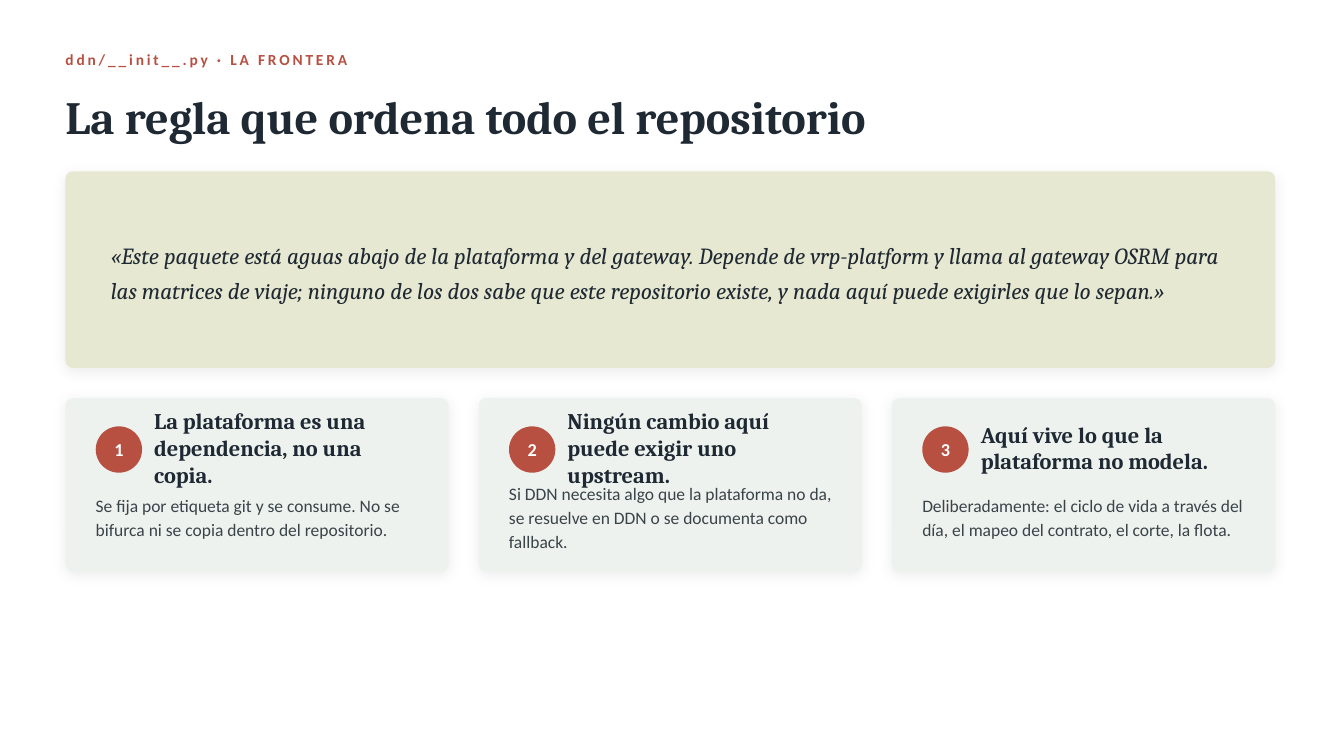
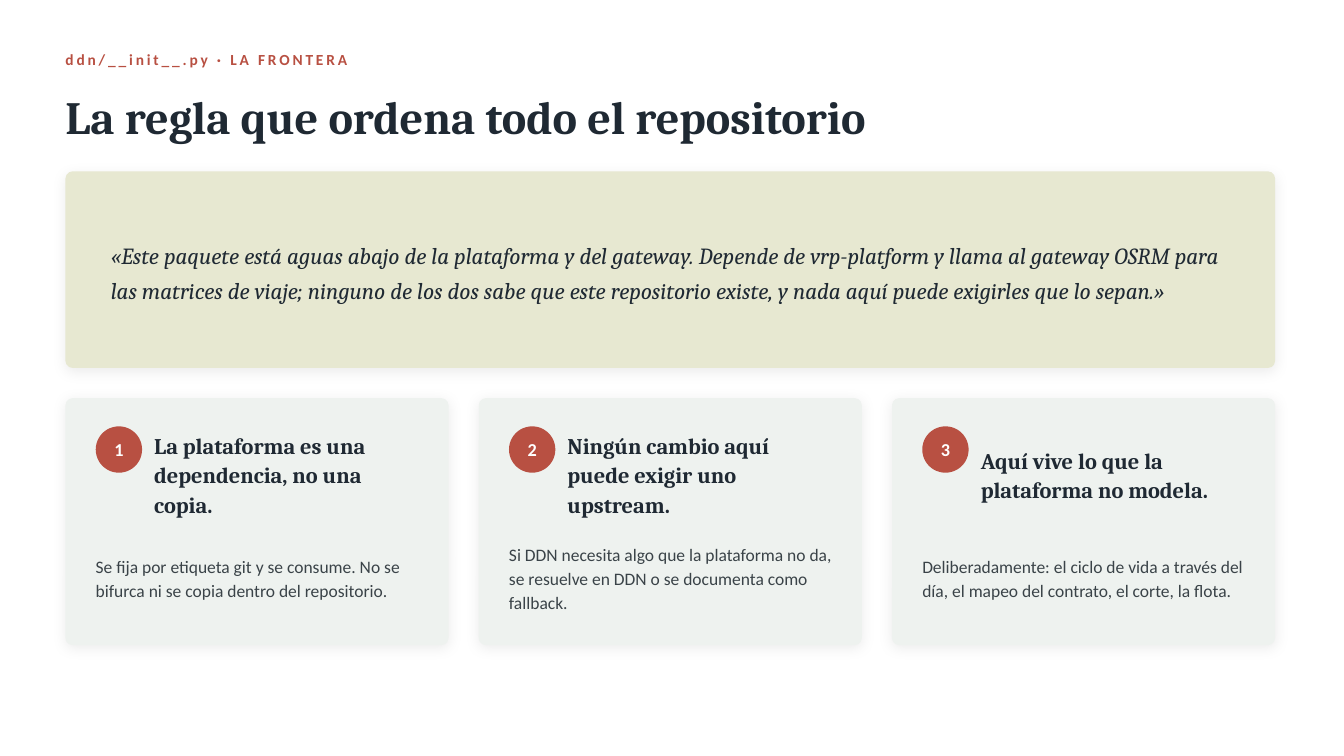
Before and after one commit to lvalverdeb/ddn, a slide deck: slide 2 of docs/presentaciones/02-paquetes-upstream.pptx. Drawn at 1344x756 pixels with LibreOffice and Linux fonts; fonts in the diff are those of the drawing. Boxes give left, top, right and bottom in pixels: in the first picture for what was removed or moved away, otherwise in the second. Text is boxed around its words. In the diff, an @@ line names an element or a change of style, - is before the commit and + after.

```diff
--- a/docs/presentaciones/02-paquetes-upstream.pptx
+++ b/docs/presentaciones/02-paquetes-upstream.pptx
@@ rounded rectangle: place and size @@
-rounded rectangle at (66,398,449,572)
+rounded rectangle at (66,398,449,645)
@@ rounded rectangle: place and size @@
-rounded rectangle at (479,398,862,572)
+rounded rectangle at (479,398,862,645)
@@ proportions changed in 3 elements at (66,398,449,645), (479,398,862,645), (892,398,1275,645) @@
@@ rounded rectangle: place and size @@
-rounded rectangle at (892,398,1275,572)
+rounded rectangle at (892,398,1275,645)
@@ line spacing 1 to 21pt in 3 elements at (154,438,365,518), (567,438,769,518), (981,453,1208,503) @@
@@ text "Se fija por etiqueta git ...": place and size @@
-text "Se fija por etiqueta git ..." at (96,500,400,539)
+text "Se fija por etiqueta git ..." at (96,561,400,600)
@@ text "Si DDN necesita algo que ...": place and size @@
-text "Si DDN necesita algo que ..." at (509,486,832,548)
+text "Si DDN necesita algo que ..." at (509,549,832,609)
@@ text "Deliberadamente: el ciclo de vida ...": place and size @@
-text "Deliberadamente: el ciclo de vida ..." at (922,500,1243,539)
+text "Deliberadamente: el ciclo de vida ..." at (922,561,1243,600)
```
Also in this commit, not shown: 5 other slides changed, 11 other files.
